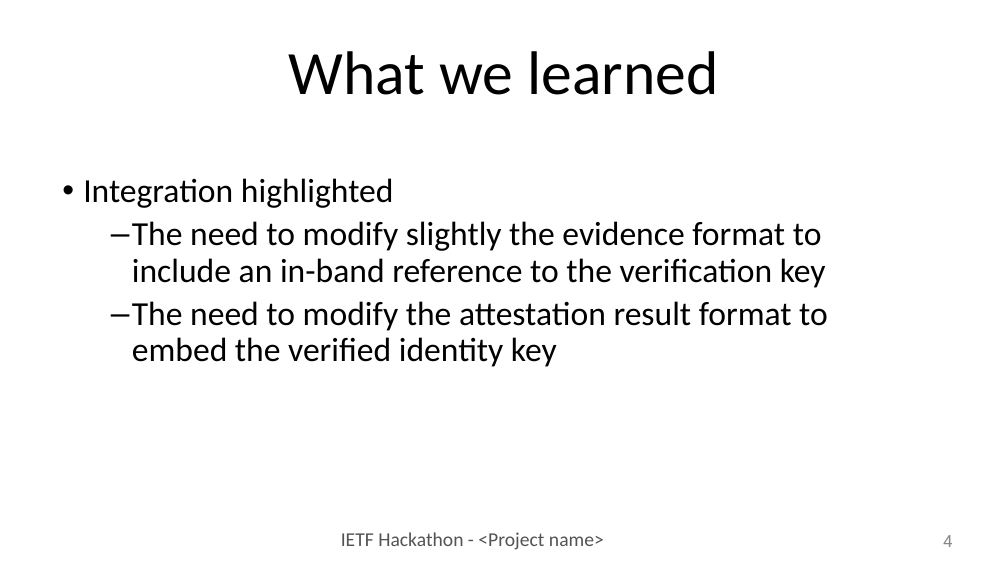
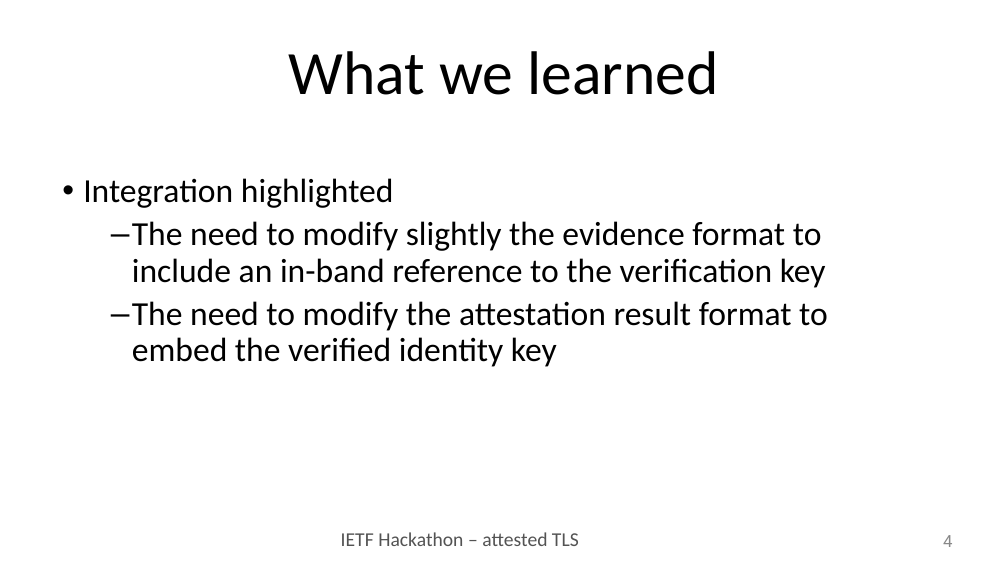
Before and after one commit to IETF-Hackathon/ietf115-project-presentations, a slide deck: slide 4 of hackathon-presentation-attested-tls.pptx. Drawn at 1008x567 pixels with LibreOffice and Linux fonts; fonts in the diff are those of the drawing. Boxes give left, top, right and bottom in pixels: in the first picture for what was removed or moved away, otherwise in the second. Text is boxed around its words. In the diff, an @@ line names an element or a change of style, - is before the commit and + after.

Commit message:
update attested TLS slides (correct footer)

```diff
--- a/hackathon-presentation-attested-tls.pptx
+++ b/hackathon-presentation-attested-tls.pptx
@@ text at box(341, 532, 579, 546): text changed @@
-IETF Hackathon - <Project name>
+IETF Hackathon – attested TLS
```
Also in this commit, not shown: 3 other slides changed, 1 other file.
